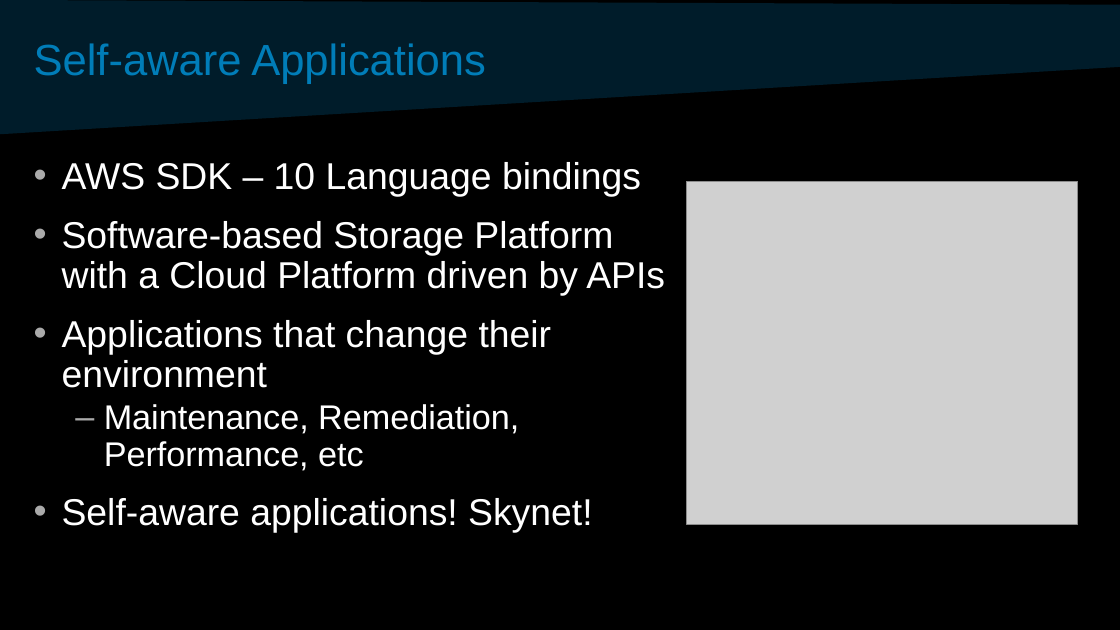
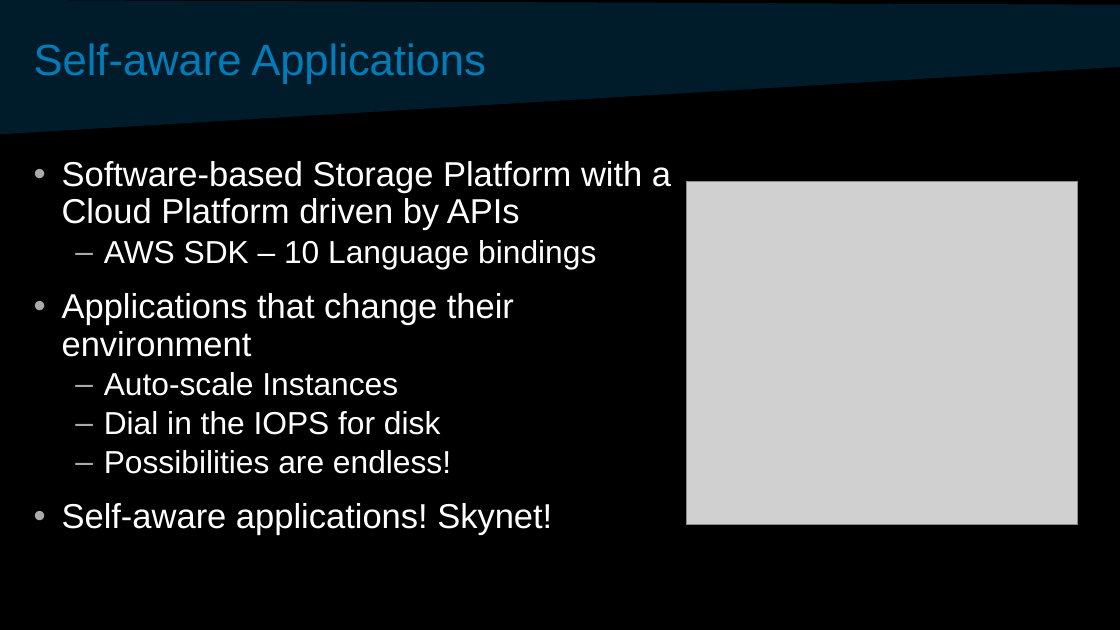
Before and after one commit to davidvonthenen/proposals, a slide deck: slide 27 of 2017_APACHECON_US/ConSchedAndSbSChangeCloud.pptx. Drawn at 1120x630 pixels with LibreOffice and Linux fonts; fonts in the diff are those of the drawing; grey boxes stand for pictures; background and template pictures are left out. Boxes give left, top, right and bottom in pixels: in the first picture for what was removed or moved away, otherwise in the second. Text is boxed around its words. In the diff, an @@ line names an element or a change of style, - is before the commit and + after.

```diff
--- a/2017_APACHECON_US/ConSchedAndSbSChangeCloud.pptx
+++ b/2017_APACHECON_US/ConSchedAndSbSChangeCloud.pptx
@@ text at (62,161,671,230): paragraph added @@
+• Software-based Storage Platform with a Cloud Platform driven by APIs
@@ text at (62,221,665,296): paragraph removed @@
-• Software-based Storage Platform with a Cloud Platform driven by APIs
@@ text at (62,240,596,535): size 24 to 20.4 pt in "AWS SDK – 10 Language bindings"; size 24 to 22.2 pt in "Applications that change their environment", "Self-aware applications! Skynet!"; bullet • to –; list level 1 to 2 in "AWS SDK – 10 Language ..." @@
@@ text at (104,372,451,474): text changed; size 22 to 20.4 pt @@
-  – Maintenance, Remediation, Performance, etc
+  – Auto-scale Instances
+  – Dial in the IOPS for disk
+  – Possibilities are endless!
```
Also in this commit, not shown: 4 other slides changed, 3 other files.
